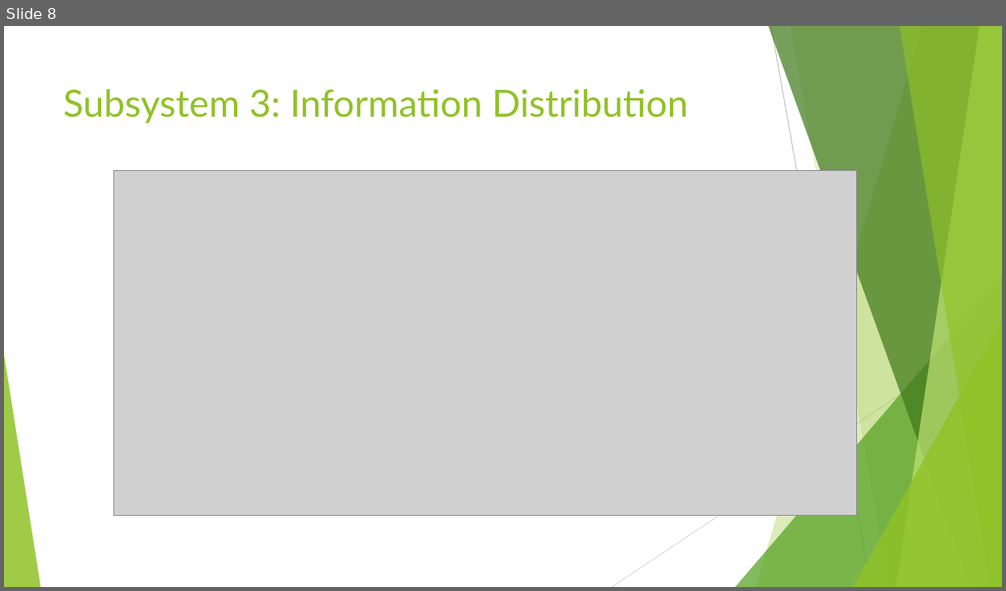
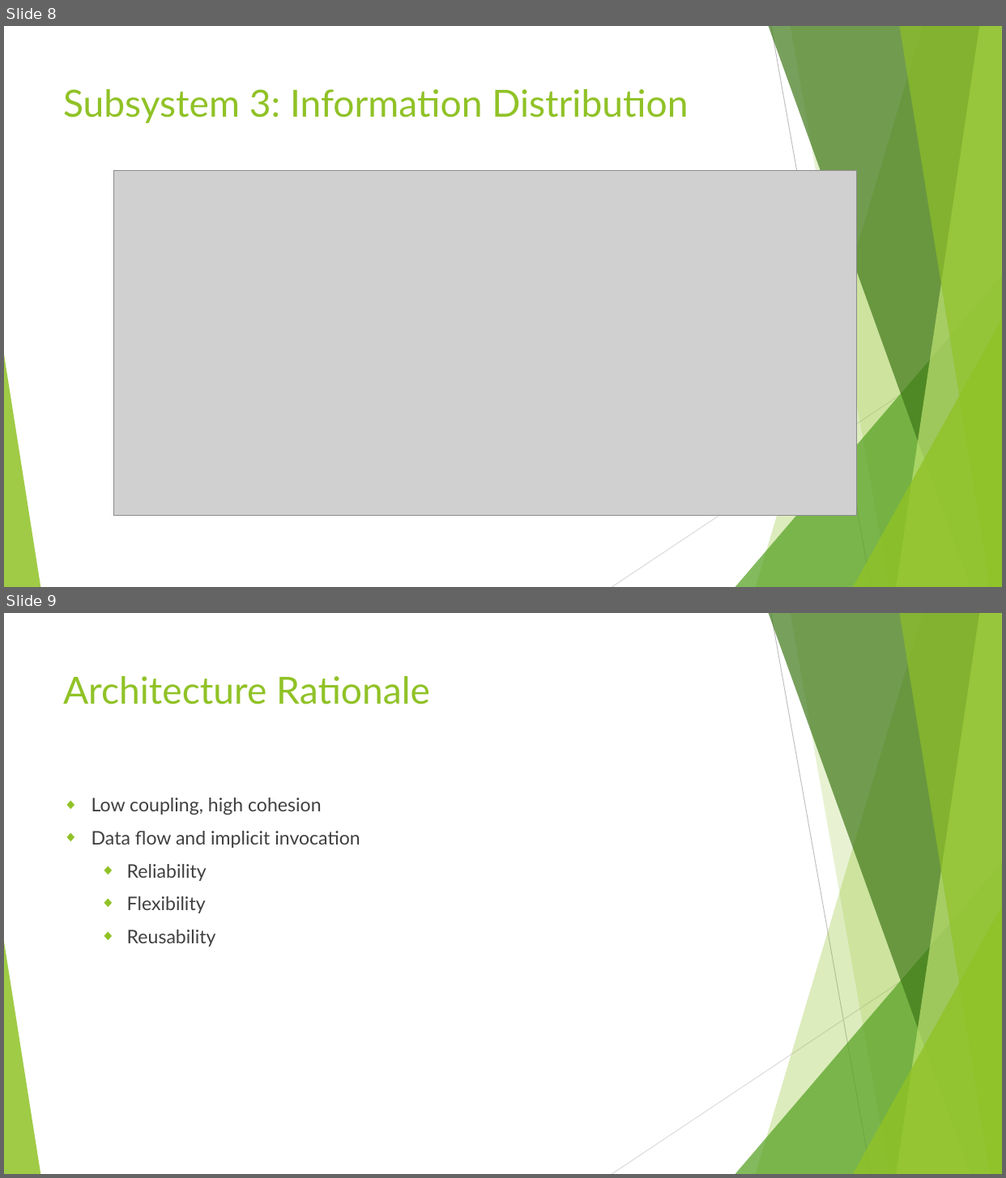
Before and after one commit to horaceyoung/Crisis-Management-System, a slide deck: Presentation Slides new.pptx. Shown one above the other, each under a label of ours: slide 8 before the commit, slides 8 and 9 after it. The pictures are 1006x591 and 1006x1178 pixels, drawn with LibreOffice and Linux fonts; fonts in the diff are those of the drawing; grey boxes stand for pictures. Boxes give left, top, right and bottom in pixels: in the first picture for what was removed or moved away, otherwise in the second. Text is boxed around its words. In the diff, an @@ line names an element or a change of style, - is before the commit and + after.

Commit message:
Added a presentation slide

```diff
--- a/Presentation Slides new.pptx
+++ b/Presentation Slides new.pptx
@@ slide 9 added at (4,613,1002,1174), background #FFFFFF; not listed: 10 template elements that a slide beside it also shows @@
@@ title added at (63,676,430,705), 36 pt, text #90C226 @@
+Architecture Rationale
@@ text added at (91,798,360,947), 18 pt, text #404040 @@
+◆ Low coupling, high cohesion
+◆ Data flow and implicit invocation
+  ◆ Reliability
+  ◆ Flexibility
+  ◆ Reusability
```
Also in this commit, not shown: 1 slide removed.
